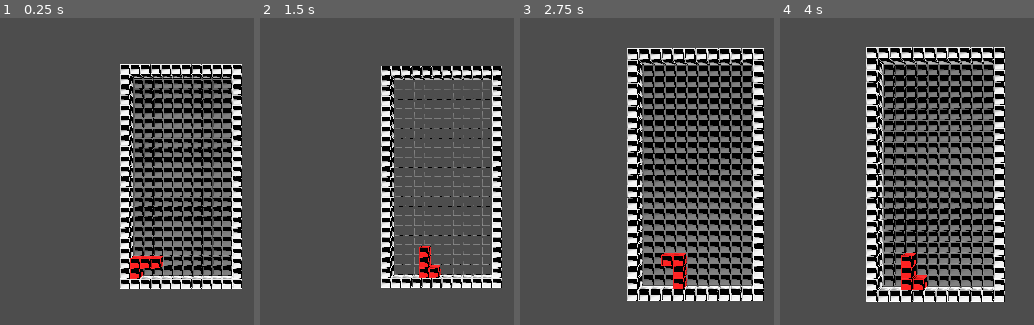
Above: before the commit, frames 1-4 (left to right).
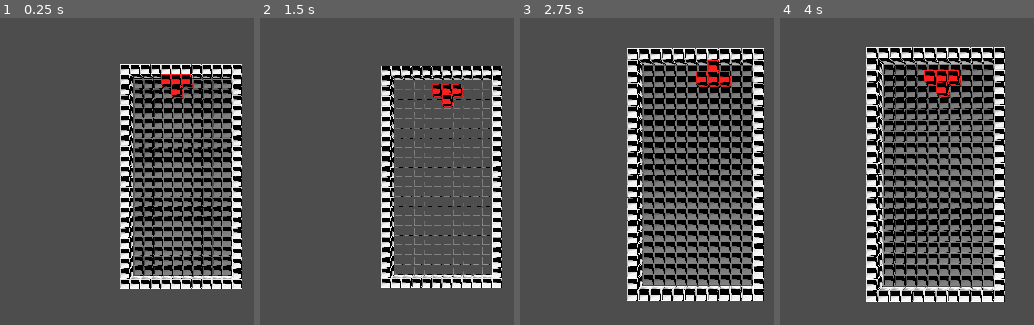
Above: after the commit, the same moments.

Repository: JaidenKhosla/TetrisGame
Game: Godot game, scene res://Scenes/GameScene.tscn
The game is run twice, just before and just after one commit, with the same random seed, the same clock (stepped at 60 frames per second) and the same inputs.
Inputs:
- Up to frame 1 (0.25 s): no input
- Up to frame 2 (1.5 s): tap Enter at 0.5 s; hold Right (RIGHT) 0.53-1.28 s; tap Up (ROTATE) at 0.6 s; tap Space at 1.25 s; hold Down (ui_down) from 1.28 s (still down); tap S (MOVE_CAMERA_BACKWARD) at 1.35 s
- Up to frame 3 (2.75 s): tap Up (ROTATE) at 1.55, 2.3 s; tap Enter at 2 s; release Down (ui_down) at 2.03 s; hold Right (RIGHT) from 2.03 s (still down); hold W (MOVE_CAMERA_FORWARD) from 2.03 s (still down)
- Up to frame 4 (4 s): release W (MOVE_CAMERA_FORWARD) at 2.78 s; tap A (MOVE_CAMERA_LEFT) at 2.85 s; tap Up (ROTATE) at 3.05, 3.8 s; tap Space at 3.5 s; release Right (RIGHT) at 3.53 s; hold Left (LEFT) from 3.53 s (still down); hold D (MOVE_CAMERA_RIGHT) from 3.53 s (still down)

The runs differ from the first frame. In frame 1, 1.2% of the frame differs, in the area x 51-76%, y 18-86%; in frame 2, 1.3%; in frame 3, 1.5%; in frame 4, 1.6%, in the area x 47-72%, y 16-89%.

Commit message:
more work on movement

Diff:
--- a/Scenes/Grid.tscn
+++ b/Scenes/Grid.tscn
@@ -1,16 +1,8 @@
-[gd_scene load_steps=3 format=3 uid="uid://cg3c37qlc03"]
+[gd_scene load_steps=2 format=3 uid="uid://cg3c37qlc03"]
 
 [ext_resource type="Script" uid="uid://dqga1owdkttsp" path="res://Scenes/Scripts/grid.gd" id="1_5bwvu"]
-[ext_resource type="Script" uid="uid://dte2syprmkkqc" path="res://Scenes/Scripts/Tetrimino.gd" id="2_f78f0"]
 
 [node name="Grid" type="Node3D"]
 script = ExtResource("1_5bwvu")
 
-[node name="TICK_SPEED" type="Timer" parent="."]
-wait_time = 1.5
-
 [node name="GridParts" type="Node3D" parent="."]
-
-[node name="Tetrimino" type="Node3D" parent="."]
-script = ExtResource("2_f78f0")
-metadata/_custom_type_script = "uid://dte2syprmkkqc"
--- a/Scenes/Scripts/Tetrimino.gd
+++ b/Scenes/Scripts/Tetrimino.gd
@@ -12,6 +12,8 @@
 var cube = preload("res://Scenes/game_cube.tscn")
 @onready var CUBE_SIZE: Vector3 =  await (InitNode.get_node("GameCube") as GameCube).get_size()
 const colorEnum = GameCube.COLORS
+
+var is_transforming: bool = false
 
 var shape: Array
 var curr_idx = 0
@@ -31,10 +33,13 @@
 
 func draw(origin: Vector3):
 	curr_origin = origin
+	global_position = origin
+	print("DRAW ORIGIN: %v" % curr_origin)
 	var bitmap = shape[curr_idx]
 	for pos in bitmap:
 		var newCube: GameCube = cube.instantiate()
 		add_child(newCube)
+		newCube.color = COLOR
 		newCube.global_position = origin + Vector3(pos.x, pos.y, 0)*CUBE_SIZE*0.75
 	setCubes()
 func rotate_piece():
@@ -58,9 +63,15 @@
 	return 1
 
 func tween_move(direction: Vector3) -> int:
+	if is_transforming: return 0;
+	is_transforming = true
 	var goal = global_position+direction;
+	#print("GLOBAL POS: %v" % global_position)
+	#print("DIRECTION: %v" % direction)
 	curr_origin = goal
+	#print("MOVE ORIGIN: %v" % curr_origin)
 	await create_tween().tween_property(self, "global_position", goal, 0.25).finished
+	is_transforming = false
 	return 1
 
 func blink() -> void:
--- a/Scenes/Scripts/game_cube.gd
+++ b/Scenes/Scripts/game_cube.gd
@@ -14,6 +14,10 @@
 	GREY,
 	LIGHT_GREY
 }
+
+const usableColors = [
+	COLORS.RED, COLORS.BLUE, COLORS.ORANGE, COLORS.YELLOW, COLORS.GREEN, COLORS.CYAN, COLORS.PURPLE
+]
 
 const colorArray = [
 	Color.RED, #RED
--- a/Scenes/Scripts/game_scene.gd
+++ b/Scenes/Scripts/game_scene.gd
@@ -7,11 +7,11 @@
 var angle = 270
 var step = 11;
 
-func getPosFromAngle(angl: int) -> Vector3:
-	return Vector3(RADIUS * cos(deg_to_rad(angl)), Camera.global_position.y, RADIUS * sin(deg_to_rad(angl)))
-	Camera.look_at(CENTER)
-
-func _process(delta: float) -> void:
+#func getPosFromAngle(angl: int) -> Vector3:
+	#return Vector3(RADIUS * cos(deg_to_rad(angl)), Camera.global_position.y, RADIUS * sin(deg_to_rad(angl)))
+	#Camera.look_at(CENTER)
+	#
+func _process(_delta: float) -> void:
 	if Engine.is_editor_hint(): return
 
 	var DIRECTION = Vector3.ZERO
--- a/Scenes/Scripts/grid.gd
+++ b/Scenes/Scripts/grid.gd
@@ -2,12 +2,13 @@
 class_name Grid extends Node3D
 
 @onready var CUBE_SIZE: Vector3 =  await (InitNode.get_node("GameCube") as GameCube).get_size()
-@onready var TICK_SPEED_TIMER: Timer = $TICK_SPEED
+@export var TICK_SPEED: float = 1.5 #seconds between each tick
 
 
 var Tetrimino_Arrangements = TetriminoArrangements.new()
 @onready var Shapes = Tetrimino_Arrangements.shapes
 @onready var GridParts = $GridParts
+var tetrimino = preload("res://Scenes/tetrimino.tscn")
 var packed_grid_cube = preload("res://Scenes/GridBlock.tscn")
 const ROWS = 20;
 const COLUMNS = 10;
@@ -15,21 +16,28 @@
 
 var GRID: Array[Array] = []
 
-@onready var SELECTED_TETRIMINO: Tetrimino = $Tetrimino
+@onready var SELECTED_TETRIMINO: Tetrimino
 var initialPrev = Vector3(-1,-1,-1)
 var prevPos = initialPrev
 
-@onready var TOP = self.global_position.y + CUBE_SIZE.y
+@onready var TOP: float = self.global_position.y + (ROWS-2)*CUBE_SIZE.y*0.75
+@onready var SPAWNING_POSITION: Vector3 = to_global_coords(Vector3i(3,0,0)) + Vector3(0,TOP,0)
+
+
+func to_global_coords(pos: Vector3i) -> Vector3:
+	return global_position+to_global_direction(pos);
 
 func to_global_direction(pos: Vector3) -> Vector3:
-	return pos*CUBE_SIZE*0.75
+	var global_coords = pos*CUBE_SIZE*0.75
+	return global_coords
 
 func to_grid_coords(pos: Vector3) -> Vector3i:
 	return Vector3i(
 		round((pos.x - global_position.x)/(CUBE_SIZE.x*0.75)),
-		round(ROWS-(pos.y - global_position.y)/(CUBE_SIZE.y*0.75)),
+		round(ROWS-1-(pos.y - global_position.y)/(CUBE_SIZE.y*0.75)),
 		round((pos.z - global_position.x)/(CUBE_SIZE.z*0.75))
 	)
+
 
 func setupGrid():
 	GRID.resize(ROWS);
@@ -45,30 +53,71 @@
 			if pushForward: grid_cube.color = GameCube.COLORS.LIGHT_GREY
 			grid_cube.position = pos
 
+func spawn_random_piece():
+	var randomColor = GameCube.usableColors.pick_random()
+
+	var shape = Shapes.pick_random()
+
+	var newTetrimino: Tetrimino = tetrimino.instantiate()
+	newTetrimino.COLOR = randomColor as GameCube.COLORS
+	add_child(newTetrimino)
+
+	newTetrimino.addShape(shape)
+	SELECTED_TETRIMINO = newTetrimino
+	SELECTED_TETRIMINO.draw(SPAWNING_POSITION)
+func set_piece() -> void:
+	if not SELECTED_TETRIMINO: return
+	for cube in SELECTED_TETRIMINO.cubes:
+		if cube is GameCube:
+			var gridCoords = to_grid_coords(cube.global_position)
+			GRID[gridCoords.y][gridCoords.x] = cube
+	await SELECTED_TETRIMINO.blink()
+	SELECTED_TETRIMINO = null
+
 func _ready() -> void:
+	print(SPAWNING_POSITION)
 	setupGrid()
-	SELECTED_TETRIMINO.addShape(Tetrimino_Arrangements.j)
-	SELECTED_TETRIMINO.draw(Vector3(0,0,0))
+	#SELECTED_TETRIMINO.addShape(Tetrimino_Arrangements.j)
+	#SELECTED_TETRIMINO.draw(Vector3(0,0,0))
+
+	spawn_random_piece()
+func not_in_bounds(goalCubePos: Vector3i) -> bool:
+	return goalCubePos.x < 0 or goalCubePos.x >= GRID[0].size() or goalCubePos.y < 0 or goalCubePos.y >= GRID.size()
+func is_occupied(goalCubePos: Vector3i) -> bool:
+	return not_in_bounds(goalCubePos) or GRID[goalCubePos.y][goalCubePos.x] != null
+
+func handle_rotate() -> void:
+	if not SELECTED_TETRIMINO: return
+
+	var nextShape = SELECTED_TETRIMINO.shape[(SELECTED_TETRIMINO.curr_idx+1)%SELECTED_TETRIMINO.shape.size()]
+	var origin = SELECTED_TETRIMINO.curr_origin
+
+	for part in nextShape:
+		var pos = to_grid_coords(origin+ Vector3(part.x, part.y, 0)*CUBE_SIZE*0.75)
+		if not_in_bounds(pos) or is_occupied(pos): return
+
+	await SELECTED_TETRIMINO.rotate_piece()
+
 
 func handle_move(global_direction: Vector3) -> void:
 	if not SELECTED_TETRIMINO: return
 
-	print(SELECTED_TETRIMINO.cubes)
-
 	for cube in SELECTED_TETRIMINO.cubes:
 		var goalCubePos = to_grid_coords(cube.global_position + global_direction)
-		print(goalCubePos)
-		if goalCubePos.x < 0 or goalCubePos.x >= GRID[0].size() or goalCubePos.y < 0:
+		if not_in_bounds(goalCubePos) or is_occupied(goalCubePos):
 			return
 	await SELECTED_TETRIMINO.tween_move(global_direction)
 
-func _process(delta: float) -> void:
+var prevTime = 0
+func _process(_delta: float) -> void:
 	if Engine.is_editor_hint(): return
 
 	if Input.is_action_just_pressed("RIGHT") and SELECTED_TETRIMINO:
 		await handle_move(to_global_direction(Vector3(1,0,0)))
 	elif Input.is_action_just_pressed("LEFT") and SELECTED_TETRIMINO:
 		await handle_move(to_global_direction(Vector3(-1,0,0)))
+	elif Input.is_action_just_pressed("ui_down") and SELECTED_TETRIMINO:
+		await handle_move(to_global_direction(Vector3(0,-1,0)))
 	elif Input.is_action_just_pressed("ROTATE") and SELECTED_TETRIMINO:
-		await SELECTED_TETRIMINO.rotate_piece()
+		await handle_rotate()
 	#print("WORLD COORDS: %v, GRID COORDS: %v" % [SELECTED_TETRIMINO.curr_origin, to_grid_coords(SELECTED_TETRIMINO.curr_origin)])
